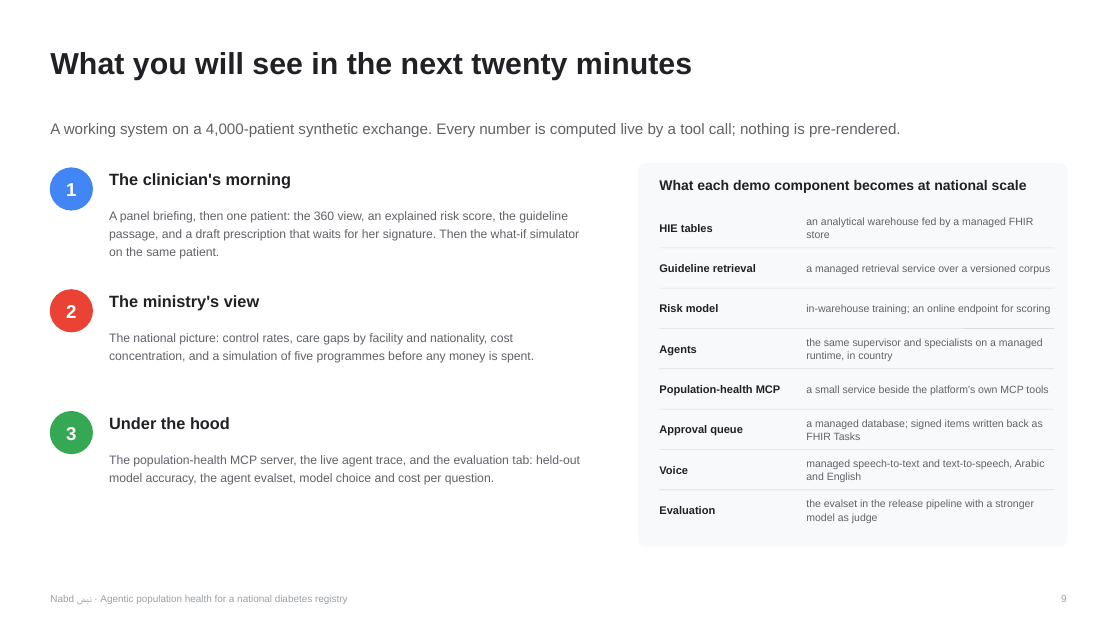
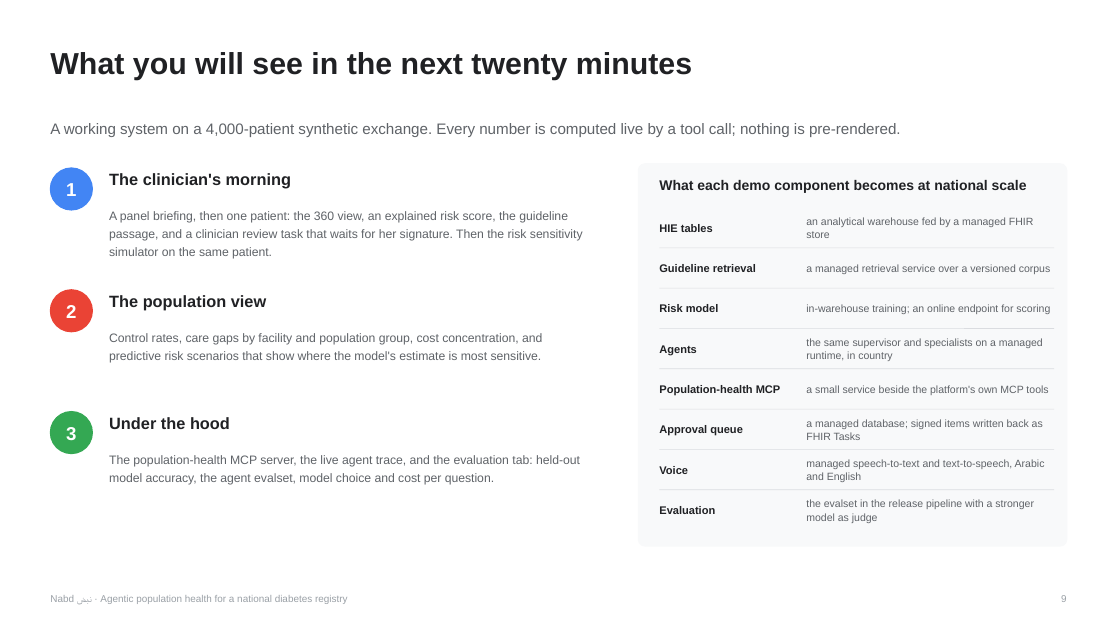
Before and after one commit to raedaldweik/G_Health, a slide deck: slide 9 of deck/Nabd.pptx. Drawn at 1120x630 pixels with LibreOffice and Linux fonts; fonts in the diff are those of the drawing. Boxes give left, top, right and bottom in pixels: in the first picture for what was removed or moved away, otherwise in the second. Text is boxed around its words. In the diff, an @@ line names an element or a change of style, - is before the commit and + after.

```diff
--- a/deck/Nabd.pptx
+++ b/deck/Nabd.pptx
@@ text at (x1=109, y1=211, x2=583, y2=259): text changed @@
-A panel briefing, then one patient: the 360 view, an explained risk score, the guideline passage, and a draft prescription that waits for her signature. Then the what-if simulator on the same patient.
+A panel briefing, then one patient: the 360 view, an explained risk score, the guideline passage, and a clinician review task that waits for her signature. Then the risk sensitivity simulator on the same patient.
@@ text at (x1=109, y1=295, x2=266, y2=311): text changed @@
-The ministry's view
+The population view
@@ text at (x1=109, y1=333, x2=542, y2=363): text changed @@
-The national picture: control rates, care gaps by facility and nationality, cost concentration, and a simulation of five programmes before any money is spent.
+Control rates, care gaps by facility and population group, cost concentration, and predictive risk scenarios that show where the model's estimate is most sensitive.
```
Also in this commit, not shown: 4 other slides changed, 23 other files.
